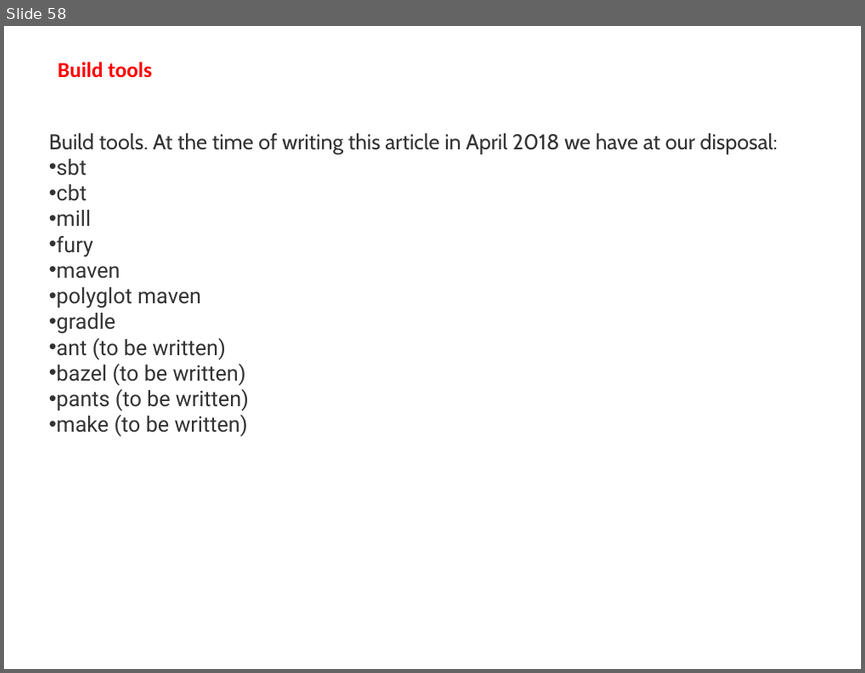
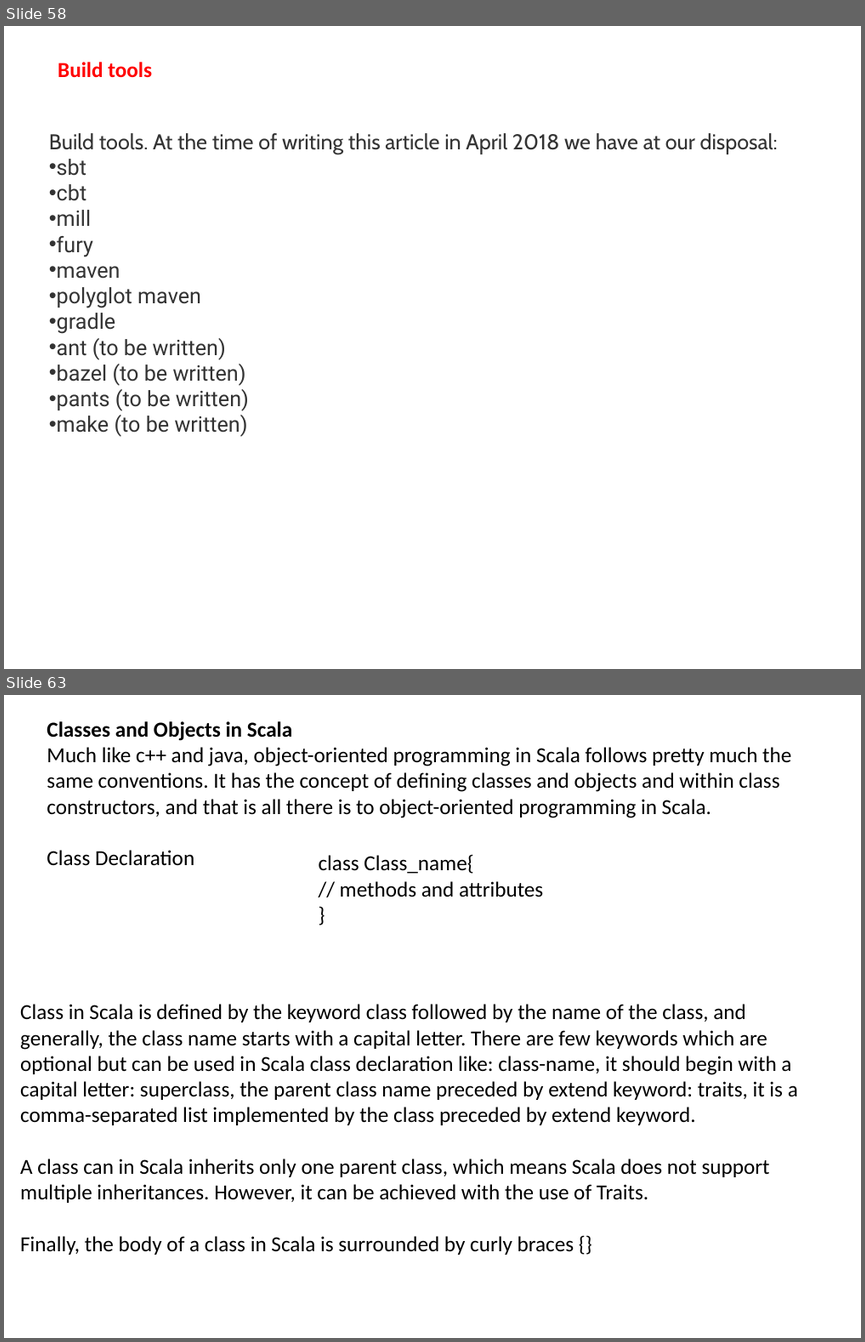
Before and after one commit to makhan010385/Mtech, a slide deck: Scala.pptx. Shown one above the other, each under a label of ours: slide 58 before the commit, slides 58 and 63 after it; the slides between them are not shown. The pictures are 865x673 and 865x1342 pixels, drawn with LibreOffice and Linux fonts; fonts in the diff are those of the drawing. Boxes give left, top, right and bottom in pixels: in the first picture for what was removed or moved away, otherwise in the second. Text is boxed around its words. In the diff, an @@ line names an element or a change of style, - is before the commit and + after.

Commit message:
Updated Scala 1- 3 Unit

```diff
--- a/Scala.pptx
+++ b/Scala.pptx
@@ slide 63 added at bbox=[4, 695, 861, 1338], background #FFFFFF @@
@@ text added at bbox=[46, 721, 791, 866], 18 pt, text #000000 @@
+Classes and Objects in Scala
+Much like c++ and java, object-oriented programming in Scala follows pretty much the same conventions. It has the concept of defining classes and objects and within class constructors, and that is all there is to object-oriented programming in Scala.
+Class Declaration
@@ text added at bbox=[318, 854, 543, 897], 18 pt, text #000000 @@
+class Class_name{
+// methods and attributes
+}
@@ text added at bbox=[20, 1004, 798, 1254], 18 pt, text #000000 @@
+Class in Scala is defined by the keyword class followed by the name of the class, and generally, the class name starts with a capital letter. There are few keywords which are optional but can be used in Scala class declaration like: class-name, it should begin with a capital letter: superclass, the parent class name preceded by extend keyword: traits, it is a comma-separated list implemented by the class preceded by extend keyword.
+A class can in Scala inherits only one parent class, which means Scala does not support multiple inheritances. However, it can be achieved with the use of Traits.
+Finally, the body of a class in Scala is surrounded by curly braces {}
```
Also in this commit, not shown: 11 other slides added.
